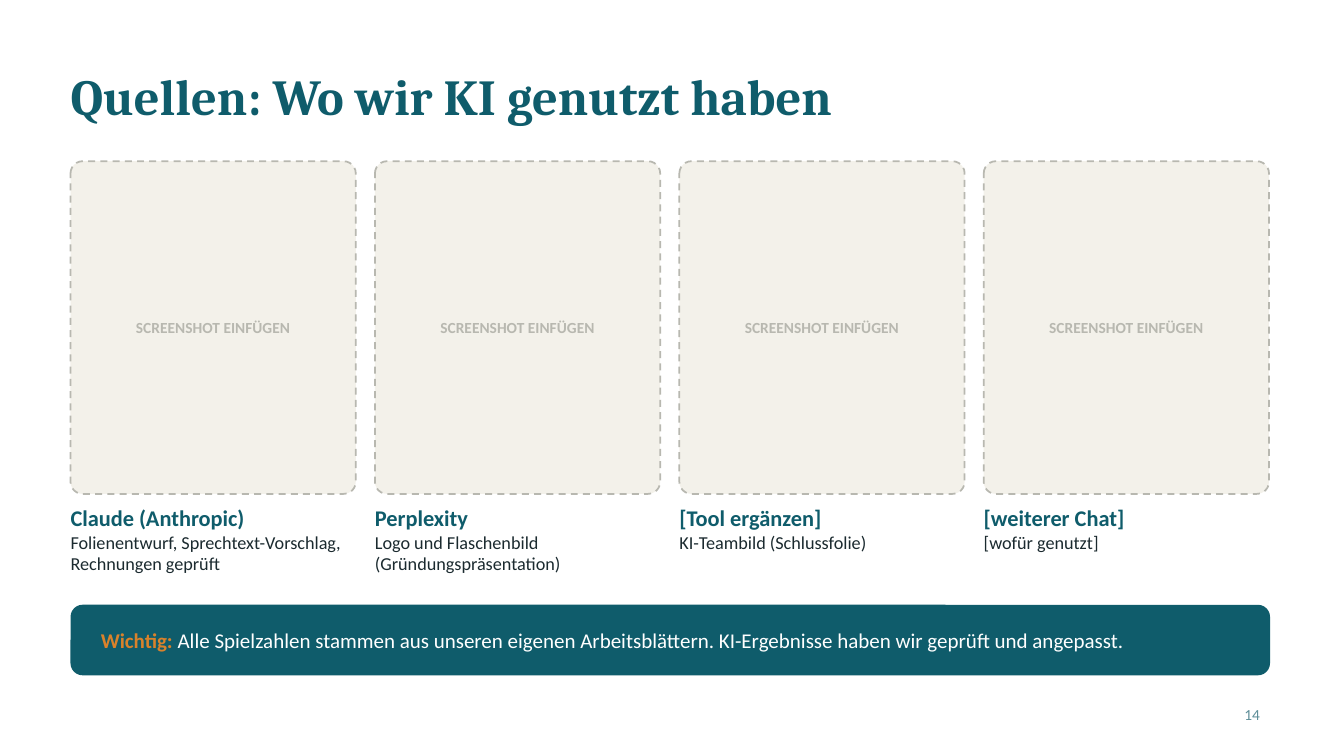
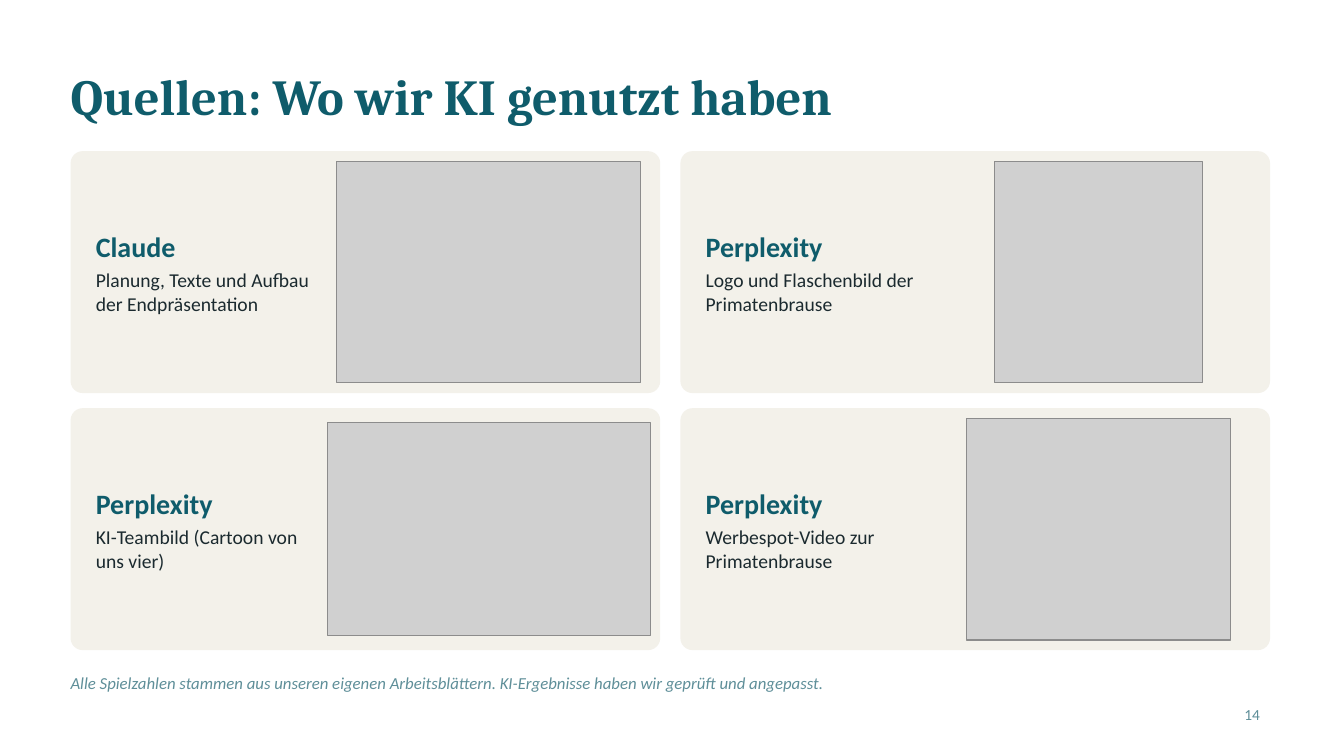
Before and after one commit to jofy0002/claude-workspace, a slide deck: slide 14 of endpraesentation/Elbharz_Endpraesentation.pptx. Drawn at 1344x756 pixels with LibreOffice and Linux fonts; fonts in the diff are those of the drawing; grey boxes stand for pictures. Boxes give left, top, right and bottom in pixels: in the first picture for what was removed or moved away, otherwise in the second. Text is boxed around its words. In the diff, an @@ line names an element or a change of style, - is before the commit and + after.

```diff
--- a/endpraesentation/Elbharz_Endpraesentation.pptx
+++ b/endpraesentation/Elbharz_Endpraesentation.pptx
@@ rounded rectangle resized from (x1=71, y1=161, x2=356, y2=494) to (x1=71, y1=151, x2=660, y2=393) @@
@@ picture added at (x1=337, y1=161, x2=640, y2=383) @@
@@ rounded rectangle resized from (x1=375, y1=161, x2=660, y2=494) to (x1=681, y1=151, x2=1270, y2=393) @@
@@ text "Perplexity" moved from (x1=375, y1=510, x2=560, y2=573) to (x1=706, y1=237, x2=914, y2=311) @@
@@ text "Perplexity" at (x1=706, y1=237, x2=914, y2=311): vertical alignment top to middle @@
@@ picture added at (x1=995, y1=161, x2=1203, y2=383) @@
@@ text at (x1=96, y1=237, x2=309, y2=314): text changed; size 11 to 14 pt; text colour #B8B8B0 to #1B2A2F; bold off @@
-SCREENSHOT EINFÜGEN
+Claude
+Planung, Texte und Aufbau der Endpräsentation
@@ text at (x1=706, y1=237, x2=823, y2=262): size 16 to 20 pt in "Perplexity"; more space between paragraphs @@
@@ text at (x1=706, y1=273, x2=914, y2=311): text changed; size 13 to 14 pt @@
-Logo und Flaschenbild (Gründungspräsentation)
+Logo und Flaschenbild der Primatenbrause
@@ text removed at (x1=440, y1=321, x2=594, y2=333) @@
-SCREENSHOT EINFÜGEN
@@ text removed at (x1=745, y1=321, x2=898, y2=333) @@
-SCREENSHOT EINFÜGEN
@@ text removed at (x1=1049, y1=321, x2=1203, y2=333) @@
-SCREENSHOT EINFÜGEN
@@ outline #B8B8B0 1.25 pt dashed to none; proportions changed in 4 elements at (x1=71, y1=151, x2=660, y2=393), (x1=681, y1=408, x2=1270, y2=650), (x1=681, y1=151, x2=1270, y2=393), (x1=71, y1=408, x2=660, y2=650) @@
@@ rounded rectangle resized from (x1=680, y1=161, x2=965, y2=494) to (x1=71, y1=408, x2=660, y2=650) @@
@@ rounded rectangle resized from (x1=984, y1=161, x2=1269, y2=494) to (x1=681, y1=408, x2=1270, y2=650) @@
@@ picture added at (x1=967, y1=418, x2=1231, y2=640) @@
@@ picture added at (x1=328, y1=422, x2=650, y2=635) @@
@@ text removed at (x1=71, y1=509, x2=340, y2=573) @@
-Claude (Anthropic)
-Folienentwurf, Sprechtext-Vorschlag, Rechnungen geprüft
@@ text added at (x1=96, y1=494, x2=297, y2=571), 14 pt, text #1B2A2F @@
+Perplexity
+KI-Teambild (Cartoon von uns vier)
@@ text removed at (x1=679, y1=509, x2=866, y2=552) @@
-[Tool ergänzen]
-KI-Teambild (Schlussfolie)
@@ text added at (x1=706, y1=494, x2=875, y2=568), 14 pt, text #1B2A2F @@
+Perplexity
+Werbespot-Video zur Primatenbrause
@@ text removed at (x1=984, y1=509, x2=1125, y2=552) @@
-[weiterer Chat]
-[wofür genutzt]
@@ rounded rectangle removed at (x1=71, y1=605, x2=1270, y2=676) @@
@@ text at (x1=71, y1=677, x2=823, y2=692): text changed; size 15 to 12 pt; text colour #FFFFFF to #5F8F99; italic on @@
-Wichtig: Alle Spielzahlen stammen aus unseren eigenen Arbeitsblättern. KI-Ergebnisse haben wir geprüft und angepasst.
+Alle Spielzahlen stammen aus unseren eigenen Arbeitsblättern. KI-Ergebnisse haben wir geprüft und angepasst.
```
Also in this commit, not shown: 1 other slide changed, 6 other files.
